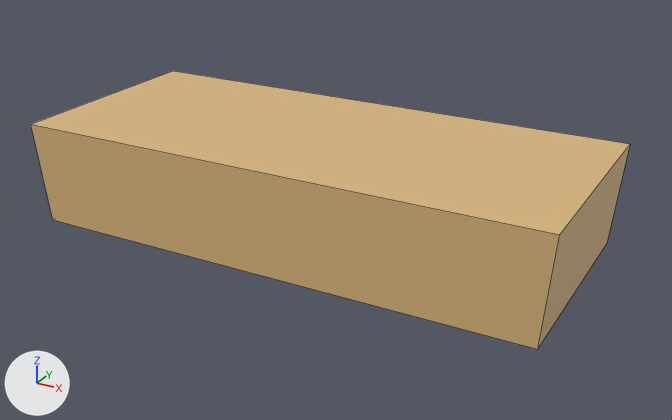
Two versions of the FBX model realtime-short/Assets/Environment/Models/sm_CoffeeTable.fbx, one commit apart.
Before and after are seen from a 50 mm lens placed at (1.297, -2.269, 1.217), pointed at (0.057, -0.014, 0.089). Lighting does not change. The marker at lower left points along +X, +Y and +Z. Mesh edges are drawn as thin lines.

Before the edit, the objects in view are built like this:
```python
me_mesh = bpy.data.meshes.new('Mesh')
me_mesh.from_pydata([(-79.0, -34.0, 0.0), (79.0, -34.0, 0.0), (-82.0, -35.0, 32.0), (82.0, -35.0, 32.0), (-82.0, 35.0, 32.0), (82.0, 35.0, 32.0), (-79.0, 34.0, 0.0), (79.0, 34.0, 0.0)], [], [(0, 1, 3, 2), (2, 3, 5, 4), (4, 5, 7, 6), (6, 7, 1, 0), (1, 7, 5, 3), (6, 0, 2, 4)])
me_mesh.materials.append(mat_mat_plastic)  # beige #dbb77e
ob_sm_coffeetable = bpy.data.objects.new('sm_CoffeeTable', me_mesh)
ob_sm_coffeetable.location = (0.0, 0.0, 0.0)
ob_sm_coffeetable.scale = (0.01, 0.01, 0.01)
```
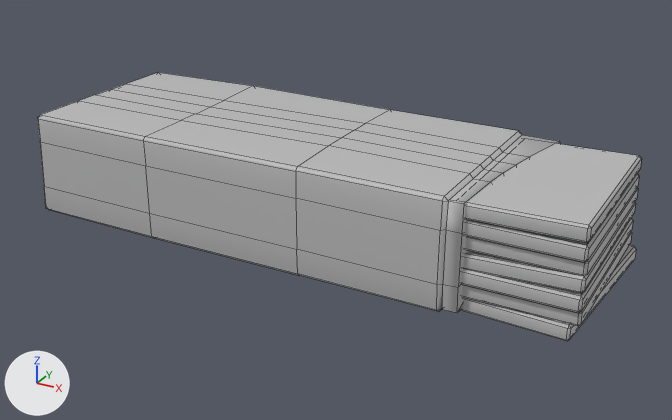
Commit message: coffee table

Pixel boxes [x1, y1, x2, y2] of what changed, in the pictures (672 x 420 px):
'sm_CoffeeTable', reshaped, moved, turned: before [31, 71, 630, 349]; after [38, 72, 642, 341]
part 1 of me_mesh, built on: before [31, 71, 630, 349]; after [38, 72, 642, 341]

Patch to the scene script:
```diff
--- a/realtime-short/Assets/Environment/Models/sm_CoffeeTable.fbx.py
+++ b/realtime-short/Assets/Environment/Models/sm_CoffeeTable.fbx.py
@@ mat_lambert1 @@
+mat_lambert1 = principled_material('lambert1')
+mat_lambert1.base_color = (0.5, 0.5, 0.5)  # grey #bcbcbc
@@ me_mesh @@
 # used by ob_sm_coffeetable; location = (0.0, 0.0, 0.0); scale = (0.01, 0.01, 0.01)
-me_mesh.from_pydata(...)  # 8 vertices, 6 faces; spans x -82.0..82.0, y -35.0..35.0, z 0.0..32.0
-me_mesh.materials.append(mat_mat_plastic)  # beige #dbb77e
+me_mesh.from_pydata(...)  # 333 vertices, 322 faces; spans x -70.0..106.0, y 0.0..33.0, z -30.0..30.0
+# me_mesh part 1: 8 vertices removed from x -82.0..82.0, y -35.0..35.0, z 0.0..32.0; 333 vertices added at x -70.0..106.0, y 0.0..33.0, z -30.0..30.0
+# me_mesh part 2: the surface is now shaded smooth
+me_mesh.materials.append(mat_lambert1)  # grey #bcbcbc
@@ ob_sm_coffeetable @@
 ob_sm_coffeetable = bpy.data.objects.new('sm_CoffeeTable', me_mesh)
-ob_sm_coffeetable.location = (0.0, 0.0, 0.0)
+ob_sm_coffeetable.location = (-0.166, -0.004, 0.0)
+ob_sm_coffeetable.rotation_euler = (1.571, 0.0, 0.0)  # degrees (90, 0, 0)
 ob_sm_coffeetable.scale = (0.01, 0.01, 0.01)
```
